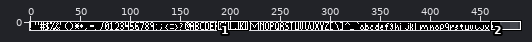
Two states of a pixel-art file, font/font.ase. The first picture is a wide view before the edit; the outline marks the close-up.
Close-up. Old version:
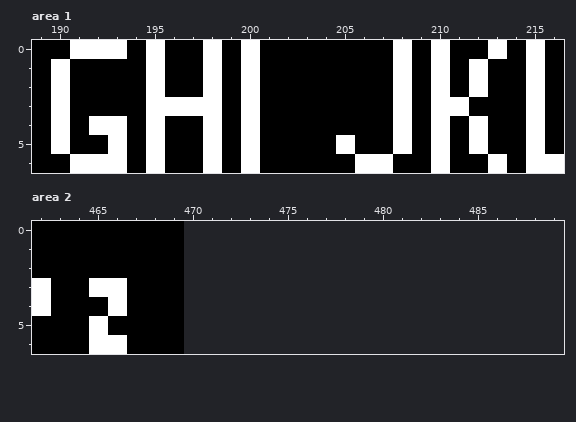
470x7 pixels, 1 frame. Shown: area 1: x 189..216, y 0..6; area 2: x 462..489, y 0..6. The old version is drawn lined up with the new one, on the new canvas.
After:
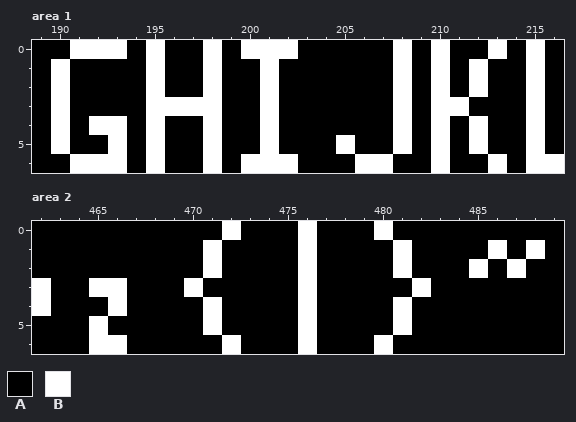
Palette (. is transparent): A #000000  B #ffffff
The author wrote: Add final entries of the standard ASCII printable characters to font
Changes in this commit:
canvas 470x7 -> 490x7
Area 1:
Colour B gives way to colour A in rows 1 to 5 at x 200.
Colour A gives way to colour B in row 0 at x 201 to 202; in rows 1 to 5 at x 201; in row 6 at x 201 to 202.
Area 2:
The edit adds colour A in row 0 at x 470 to 471, 473 to 475, 477 to 479 and 481 to 489; in row 1 at x 470, 472 to 475, 477 to 480, 482 to 485, 487 and 489; in row 2 at x 470, 472 to 475, 477 to 480, 482 to 484, 486 and 488 to 489; in row 3 at x 471 to 475, 477 to 481 and 483 to 489; in rows 4 to 5 at x 470, 472 to 475, 477 to 480 and 482 to 489; in row 6 at x 470 to 471, 473 to 475, 477 to 479 and 481 to 489.
The edit adds colour B in row 0 at x 472, 476 and 480; in row 1 at x 471, 476, 481, 486 and 488; in row 2 at x 471, 476, 481, 485 and 487; in row 3 at x 470, 476 and 482; in rows 4 to 5 at x 471, 476 and 481; in row 6 at x 472, 476 and 480.
